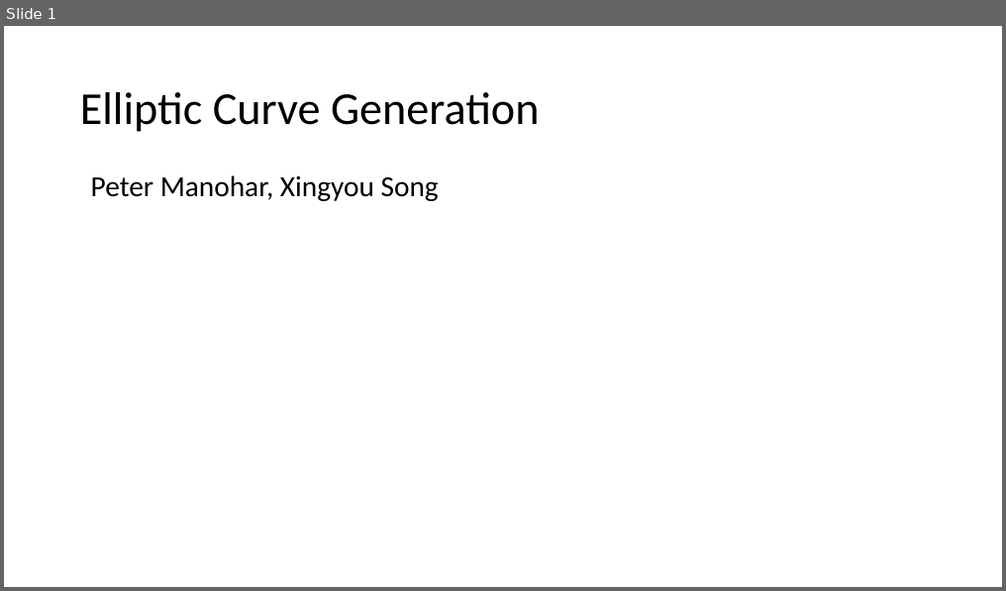
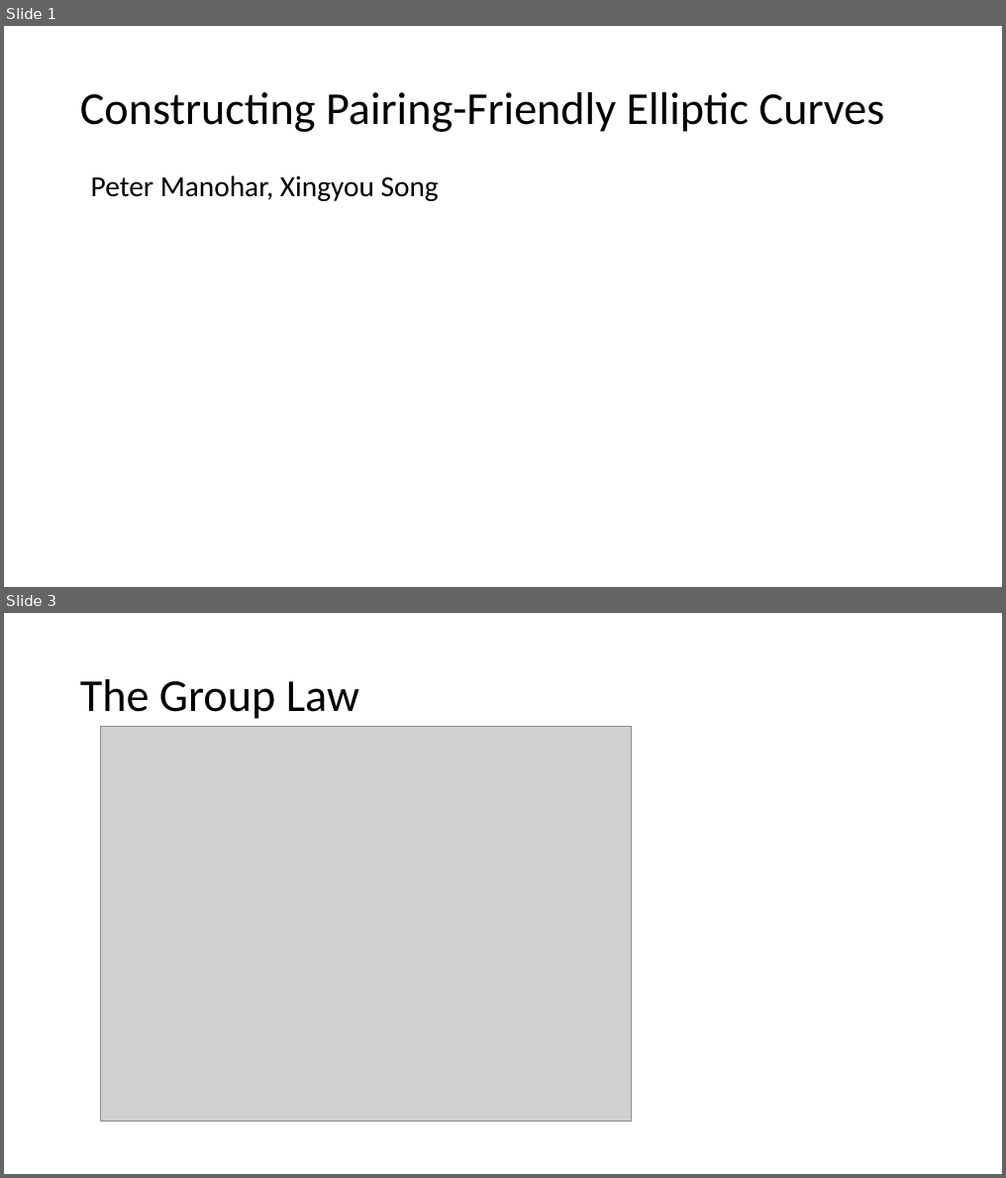
Before and after one commit to Srizzle/CS276-Project-Writeup, a slide deck: Presentation.ppt.pptx. Shown one above the other, each under a label of ours: slide 1 before the commit, slides 1 and 3 after it; the slides between them are not shown. The pictures are 1006x591 and 1006x1178 pixels, drawn with LibreOffice and Linux fonts; fonts in the diff are those of the drawing; grey boxes stand for pictures. Boxes give left, top, right and bottom in pixels: in the first picture for what was removed or moved away, otherwise in the second. Text is boxed around its words. In the diff, an @@ line names an element or a change of style, - is before the commit and + after.

```diff
--- a/Presentation.ppt.pptx
+++ b/Presentation.ppt.pptx
@@ slide 3 added at (4,613,1002,1174), background #FFFFFF @@
@@ title added at (80,679,359,719), 44 pt, text #000000 @@
+The Group Law
@@ picture added at (101,726,631,1121) @@
@@ slide 1 changed as well @@
@@ title at (80,92,885,132): text changed @@
-Elliptic Curve Generation
+Constructing Pairing-Friendly Elliptic Curves
```
Also in this commit, not shown: 7 other slides added, 1 slide removed, 8 other files.
